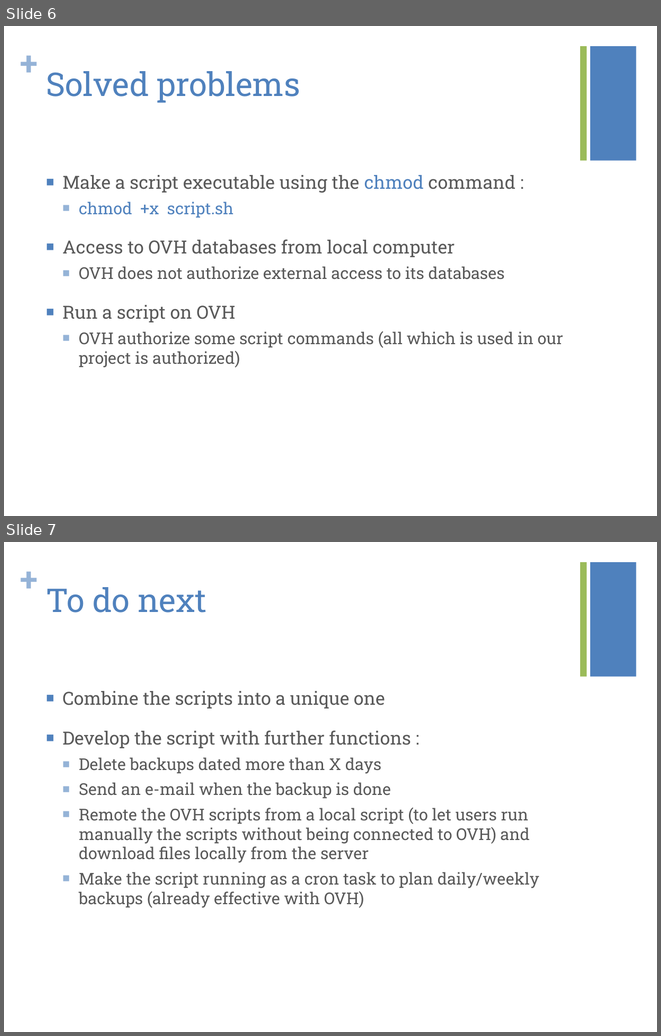
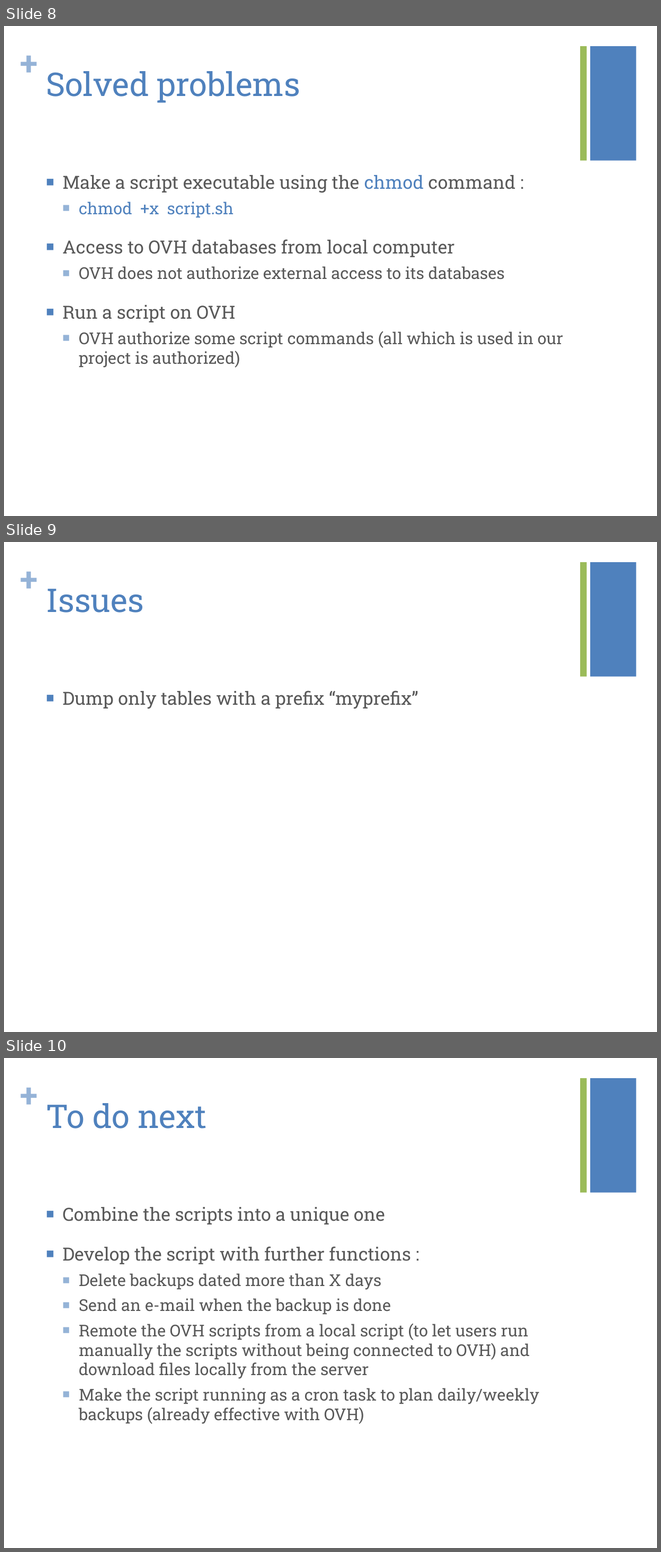
Before and after one commit to kiago/isepse2014, a slide deck: alain.de-christen/05-PresentationPPT/FTP-SQL-Backup-Presentation.pptx. Shown one above the other, each under a label of ours: slides 6 and 7 before the commit, slides 8, 9 and 10 after it. The pictures are 661x1036 and 661x1552 pixels, drawn with LibreOffice and Linux fonts; fonts in the diff are those of the drawing. Boxes give left, top, right and bottom in pixels: in the first picture for what was removed or moved away, otherwise in the second. Text is boxed around its words. In the diff, an @@ line names an element or a change of style, - is before the commit and + after.

```diff
--- a/alain.de-christen/05-PresentationPPT/FTP-SQL-Backup-Presentation.pptx
+++ b/alain.de-christen/05-PresentationPPT/FTP-SQL-Backup-Presentation.pptx
@@ slide 9 added at (4,542,657,1032), background #FFFFFF; not listed: 3 template elements that a slide beside it also shows @@
@@ title added at (46,589,143,612), 36 pt, text #4F81BD @@
+Issues
@@ text added at (62,690,418,709), 20 pt, text #595959 @@
+■ Dump only tables with a prefix “myprefix”
@@ what was slide 6 is now slide 8 @@
@@ what was slide 7 is now slide 10 @@
```
Also in this commit, not shown: 1 slide changed, 2 other slides added, 1 other file.
